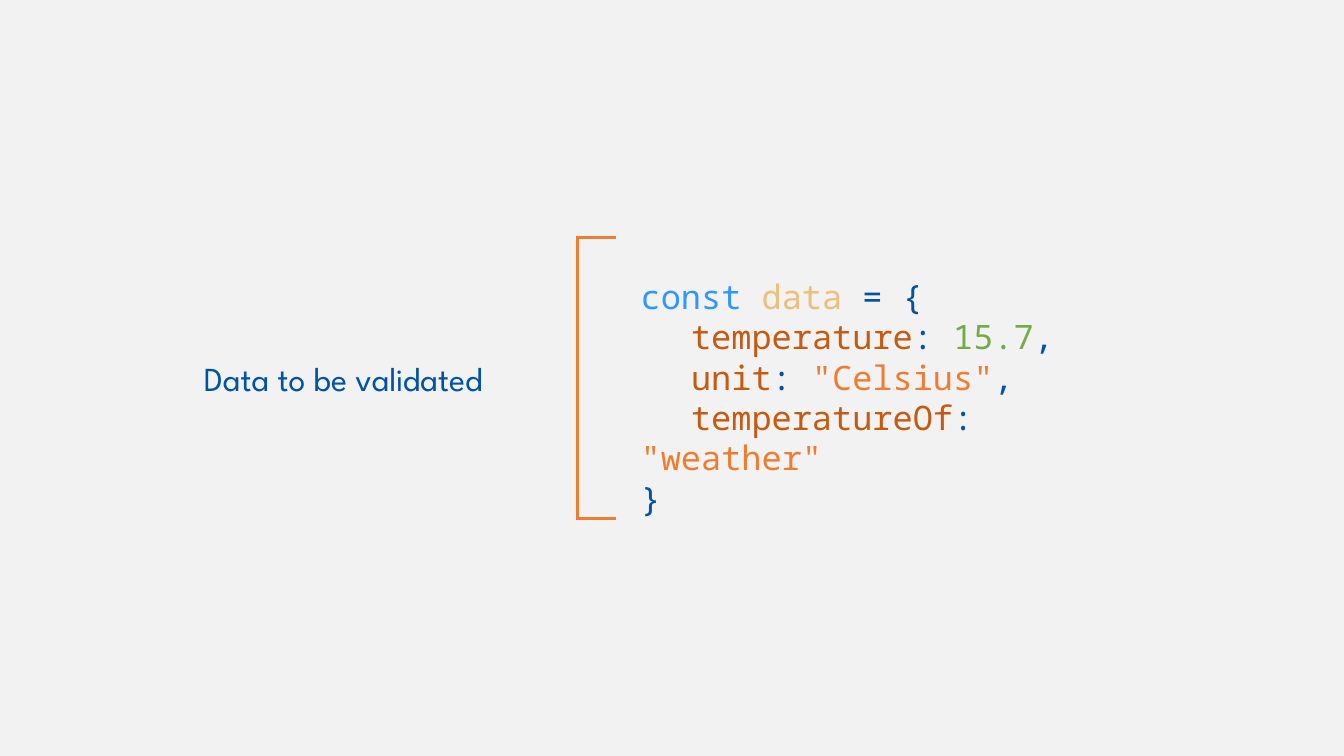
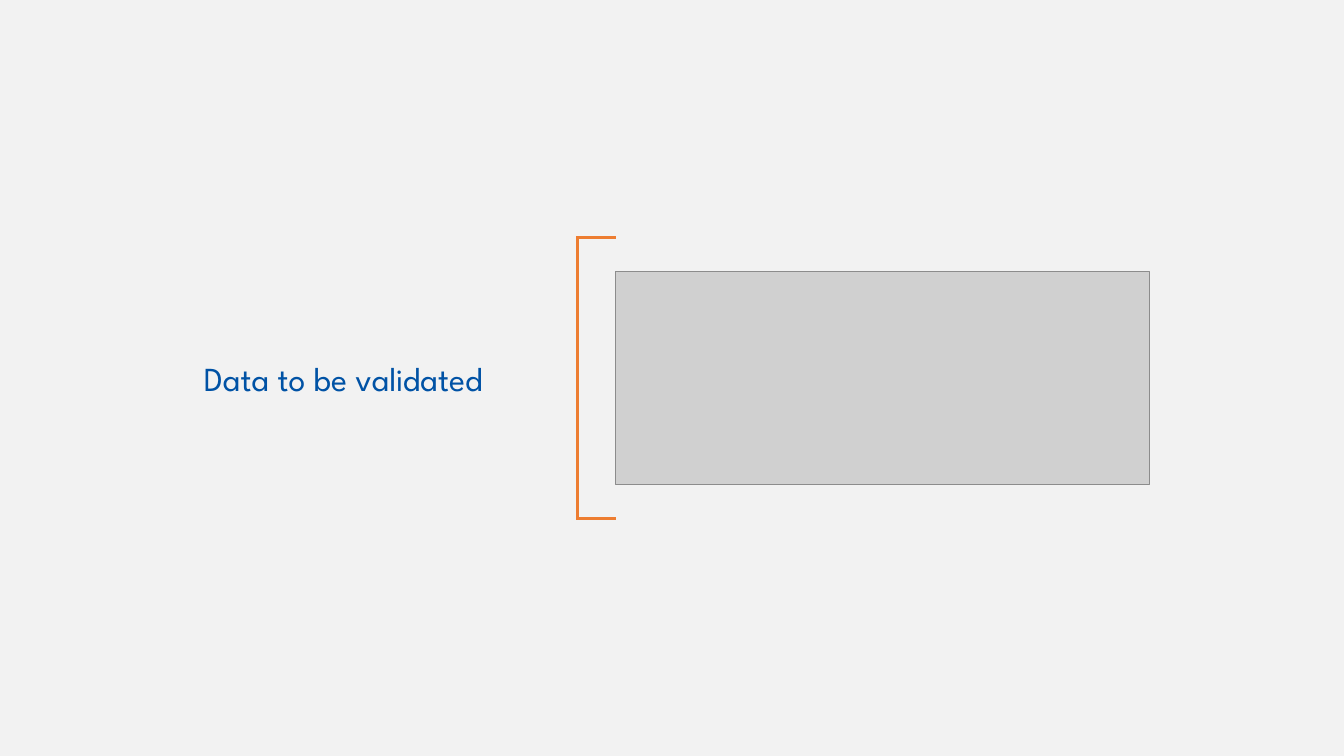
Before and after one commit to w3c/wot-cg, a slide deck: slide 15 of Tutorials/whatiswot/8-JSON_Schema_in_Practice_3/8-JSON_Schema_in_Practice_3.pptx. Drawn at 1344x756 pixels with LibreOffice and Linux fonts; fonts in the diff are those of the drawing; grey boxes stand for pictures. Boxes give left, top, right and bottom in pixels: in the first picture for what was removed or moved away, otherwise in the second. Text is boxed around its words. In the diff, an @@ line names an element or a change of style, - is before the commit and + after.

```diff
--- a/Tutorials/whatiswot/8-JSON_Schema_in_Practice_3/8-JSON_Schema_in_Practice_3.pptx
+++ b/Tutorials/whatiswot/8-JSON_Schema_in_Practice_3/8-JSON_Schema_in_Practice_3.pptx
@@ picture added at <box>616,271,1149,485</box> @@
@@ text removed at <box>641,283,1054,471</box> @@
-const data = {
-temperature: 15.7,
-unit: "Celsius",
-temperatureOf: "weather"
-}
```
Also in this commit, not shown: 13 other slides changed, 3 slides added, 3 slides removed, 21 other files.
